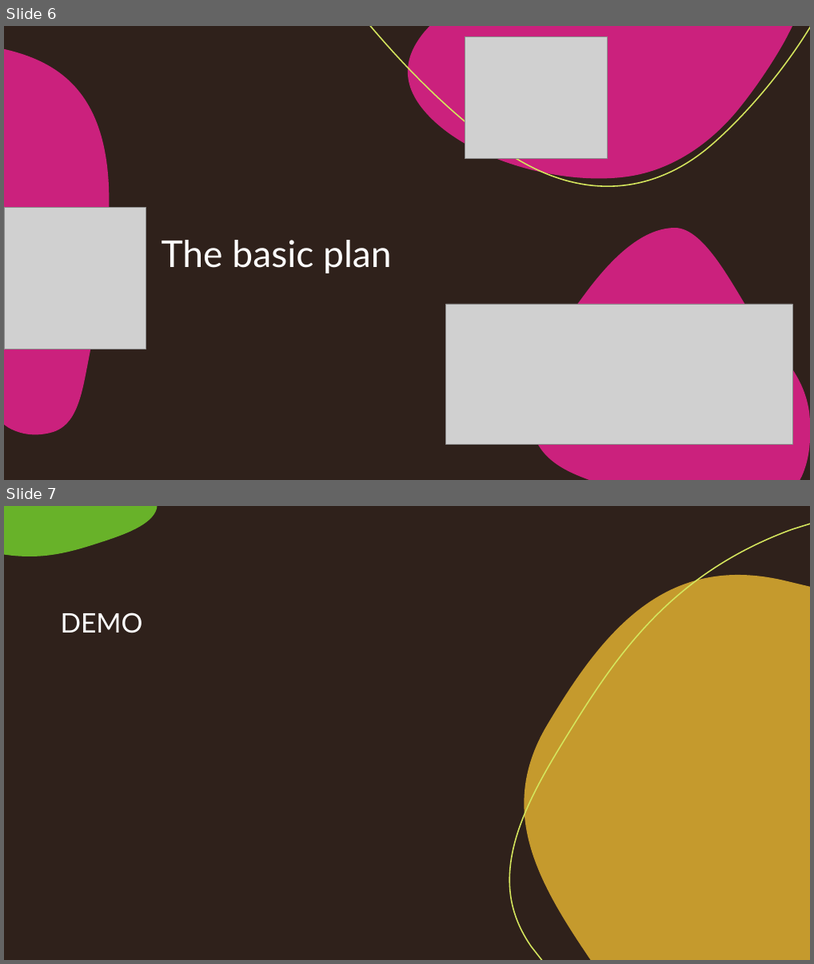
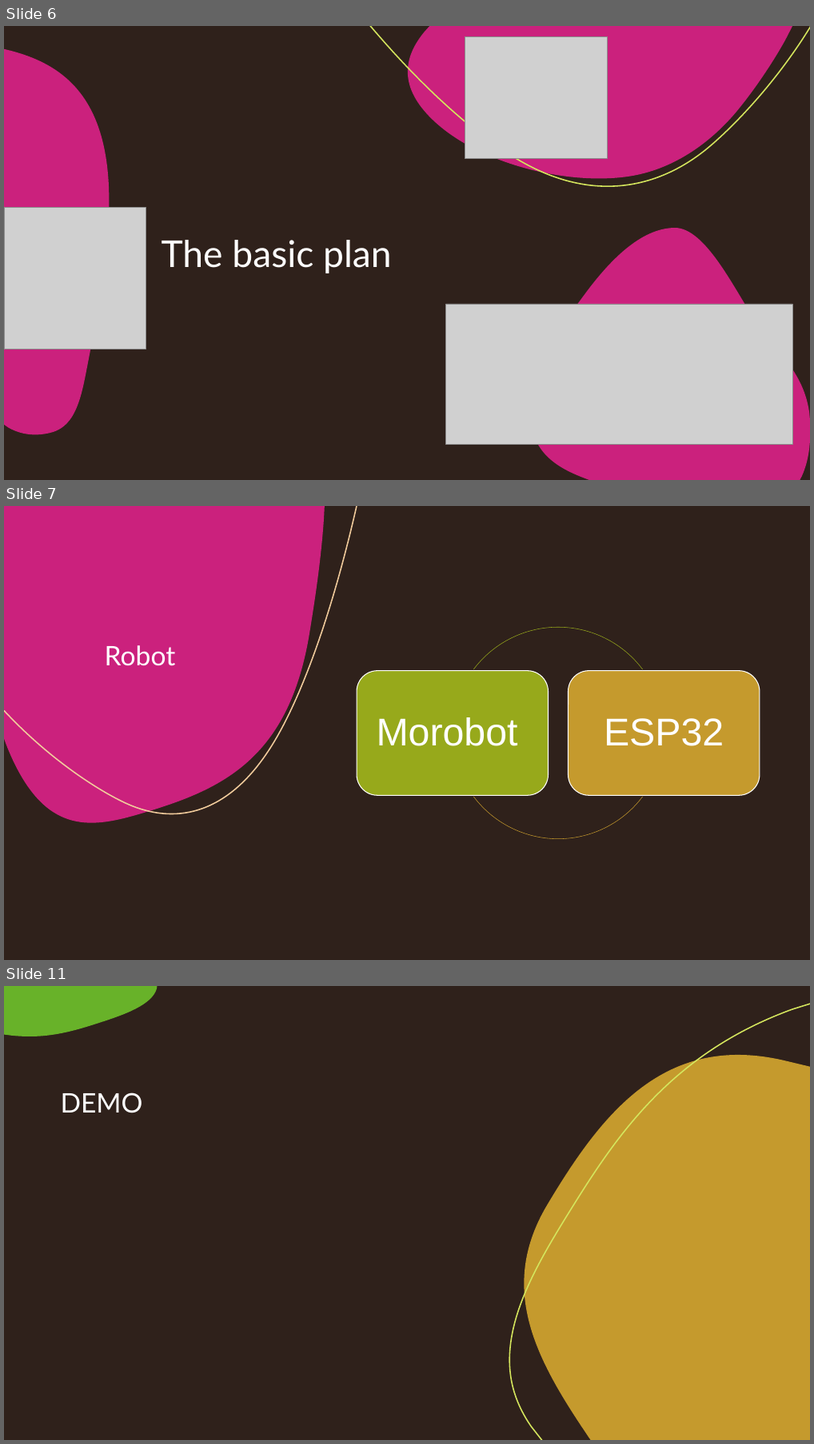
Before and after one commit to CursingThomas/ROBOT_GROUP2, a slide deck: Documentation/Presentations/Demo9May.pptx. Shown one above the other, each under a label of ours: slides 6 and 7 before the commit, slides 6, 7 and 11 after it; the slides between them are not shown. The pictures are 814x964 and 814x1444 pixels, drawn with LibreOffice and Linux fonts; fonts in the diff are those of the drawing; grey boxes stand for pictures. Boxes give left, top, right and bottom in pixels: in the first picture for what was removed or moved away, otherwise in the second. Text is boxed around its words. In the diff, an @@ line names an element or a change of style, - is before the commit and + after.

```diff
--- a/Documentation/Presentations/Demo9May.pptx
+++ b/Documentation/Presentations/Demo9May.pptx
@@ slide 7 added at (x1=4, y1=506, x2=810, y2=960), background #2F211B; not listed: 3 template elements that a slide beside it also shows @@
@@ rectangle added at (x1=4, y1=506, x2=810, y2=960), fill #2F211B @@
@@ freeform shape added at (x1=4, y1=506, x2=324, y2=823), fill #CB217D @@
@@ freeform shape added at (x1=4, y1=506, x2=357, y2=814), outline #F1CB9C 1.5 pt @@
@@ title added at (x1=105, y1=645, x2=176, y2=666), 32 pt, text #FFFFFF @@
+Robot
@@ group added at (x1=357, y1=627, x2=760, y2=839): 2 rounded rectangles, 2 texts, 2 freeform shapes @@
+Morobot
+ESP32
@@ what was slide 7 is now slide 11 @@
```
Also in this commit, not shown: 3 slides changed, 5 other slides added, 2 slides removed.
